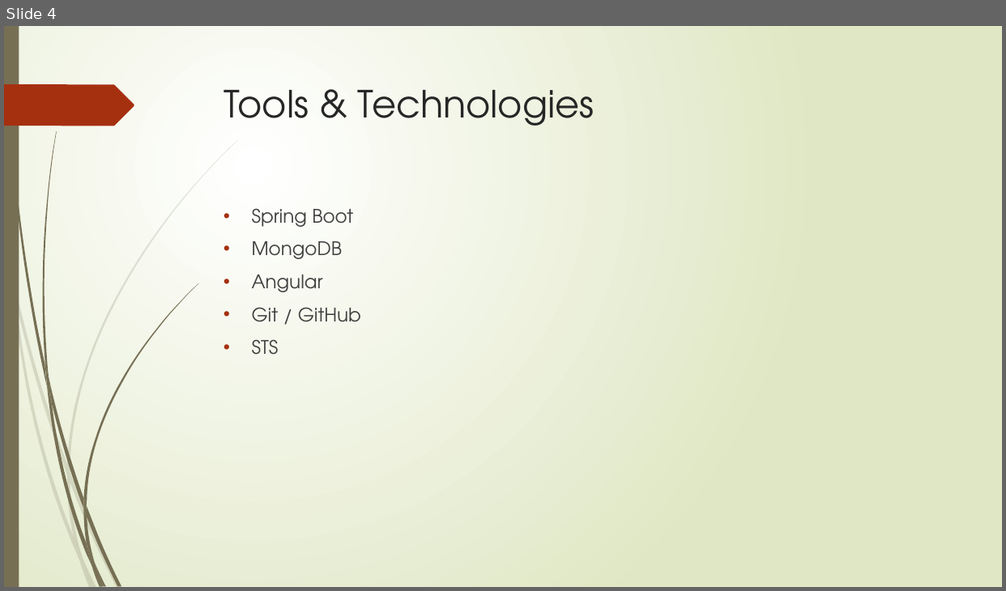
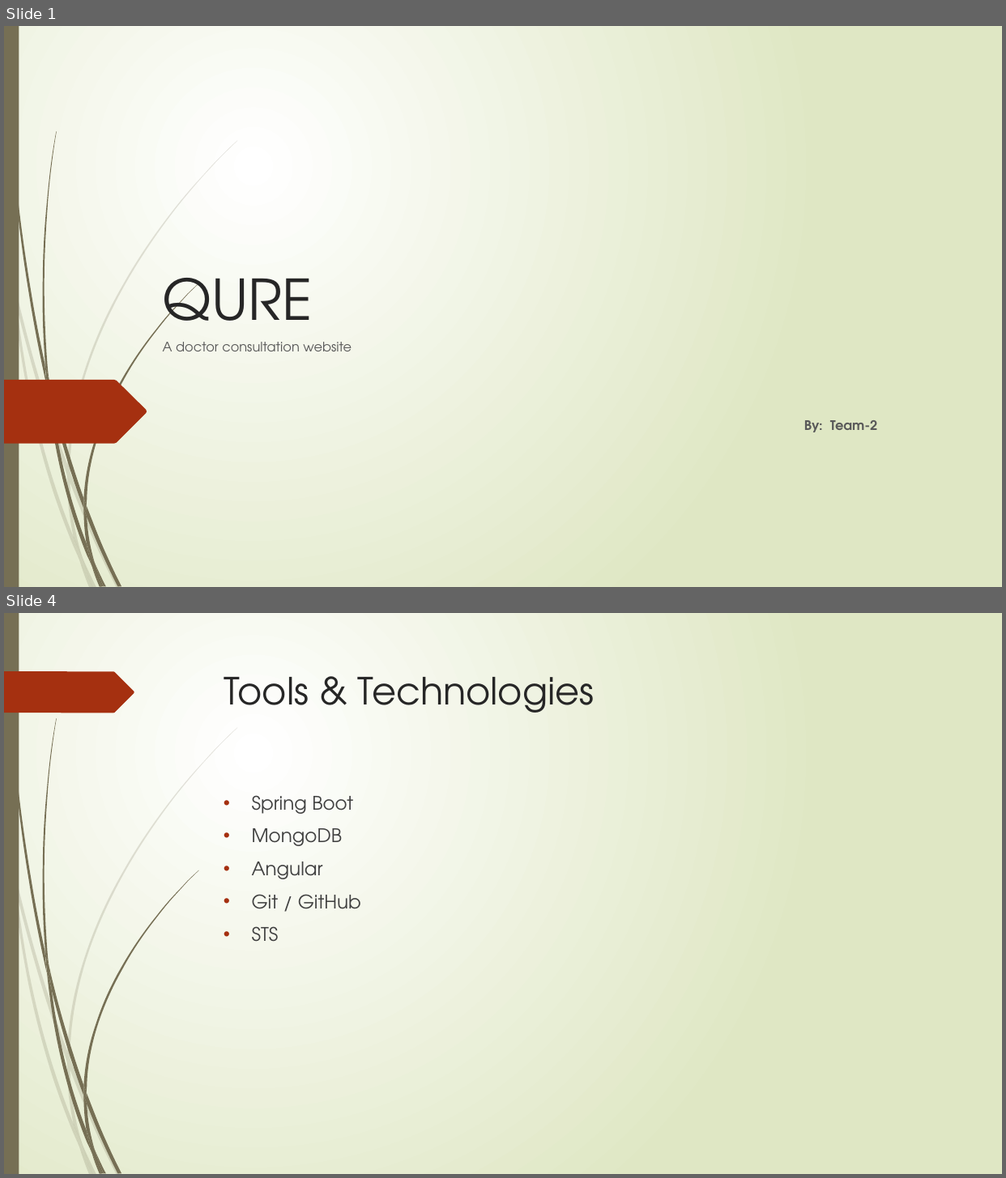
Before and after one commit to Alok0587/QURE, a slide deck: presentation/QURE PPT.pptx. Shown one above the other, each under a label of ours: slide 4 before the commit, slides 1 and 4 after it; the slides between them are not shown. The pictures are 1006x591 and 1006x1178 pixels, drawn with LibreOffice and Linux fonts; fonts in the diff are those of the drawing. Boxes give left, top, right and bottom in pixels: in the first picture for what was removed or moved away, otherwise in the second. Text is boxed around its words. In the diff, an @@ line names an element or a change of style, - is before the commit and + after.

```diff
--- a/presentation/QURE PPT.pptx
+++ b/presentation/QURE PPT.pptx
@@ slide 1 added at [4, 26, 1002, 587], background gradient #FFFFFF to #DFE8C4; not listed: 23 template elements that a slide beside it also shows @@
@@ title added at [163, 278, 313, 346], 54 pt, text #262626 @@
+QURE
@@ subtitle added at [163, 342, 877, 433], 12.6 pt, text #595959 @@
+A doctor consultation website
+By: Team-2
@@ freeform shape added at [4, 380, 147, 444], fill #A53010 @@
```
Also in this commit, not shown: 4 slides changed, 1 slide removed.
